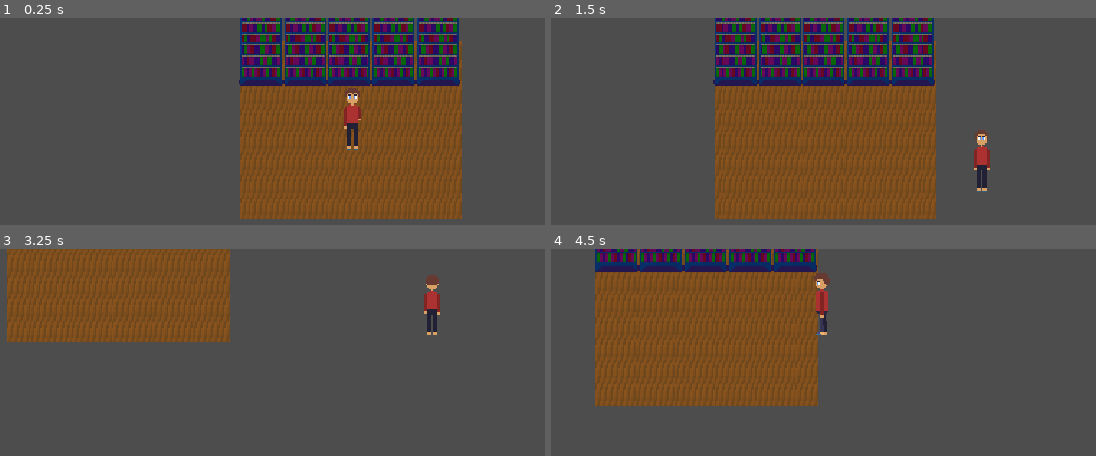
Above: before the commit, frames 1-4 (two rows, left to right).
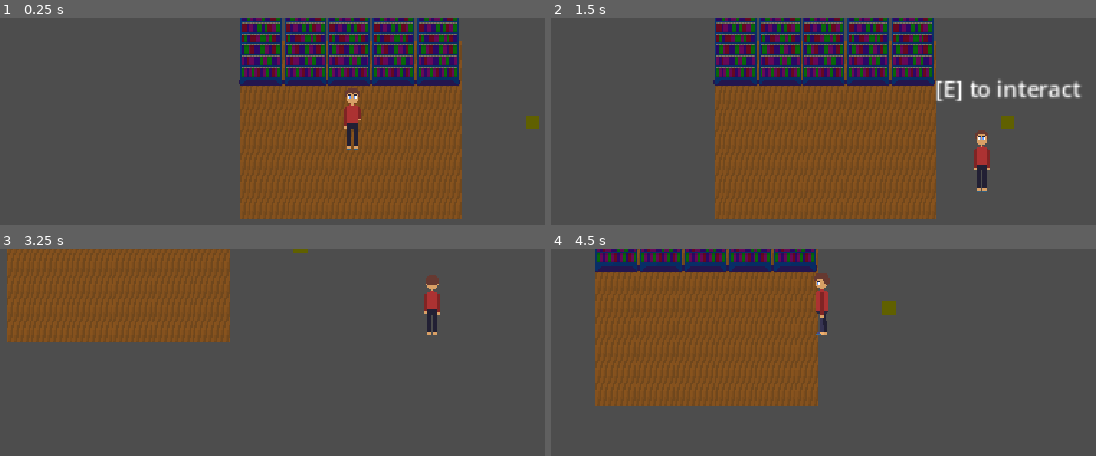
Above: after the commit, the same moments.

Repository: X-A-O-C/simmarket
Game: Godot game, scene res://scene/game.tscn
The game is run twice, just before and just after one commit, with the same random seed, the same clock (stepped at 60 frames per second) and the same inputs.
Inputs:
- Up to frame 1 (0.25 s): no input
- Up to frame 2 (1.5 s): tap Enter at 0.5 s; hold D (right) 0.53-1.28 s; hold E (interact, bound only after the commit) 0.53-1.28 s; hold S (down) from 1.28 s (still down); tap E (interact, bound only after the commit) at 1.35 s
- Up to frame 3 (3.25 s): release S (down) at 2.03 s; hold D (right) 2.03-2.78 s; hold E (interact, bound only after the commit) 2.03-2.78 s; hold W (up) from 2.78 s (still down); tap E (interact, bound only after the commit) at 2.85 s
- Up to frame 4 (4.5 s): release W (up) at 3.53 s; hold E (interact, bound only after the commit) 3.53-4.28 s; hold A (left) from 3.53 s (still down); tap E (interact, bound only after the commit) at 4.35 s

The runs differ from the first frame. In frame 1, 0.2% of the frame differs, in the area x 45-99%, y 13-54%; in frame 2, 1.5%, in the area x 70-98%, y 29-54%; in frame 3, less than 0.1%; in frame 4, 0.2%.

Commit message:
add basic interaction with a collision shape 2d circle

Diff:
--- /dev/null
+++ b/supermarket/code/interaction/interaction_area.gd
@@ -0,0 +1,13 @@
+extends Area2D
+class_name InteractionArea
+
+@export var action_name: String = "interact"
+
+var interact: Callable = func():
+  pass
+
+func _on_body_entered(_body: Node2D):
+  InteractionManager.register_area(self)
+
+func _on_body_exited(_body: Node2D) -> void:
+  InteractionManager.unregister_area(self)
--- /dev/null
+++ b/supermarket/code/interaction/interaction_manager.gd
@@ -0,0 +1,41 @@
+extends Node2D
+
+@onready var player = get_tree().get_first_node_in_group("player")
+@onready var label = $Label
+
+const base_text = "[E] to "
+
+var active_areas = []
+var can_interact = true
+
+func register_area(area: InteractionArea):
+  active_areas.push_back(area)
+
+func unregister_area(area: InteractionArea):
+  var index = active_areas.find(area)
+  if index != -1:
+    active_areas.remove_at(index)
+
+func _process(_delta):
+  if active_areas.size() > 0 && can_interact:
+    active_areas.sort_custom(_sort_by_distance_to_player)
+    label.text = base_text + active_areas[0].action_name
+    label.global_position = active_areas[0].global_position
+    label.global_position.y -= 36
+    label.global_position.x -= label.size.x / 2
+    label.show()
+  else:
+    label.hide()
+
+func _sort_by_distance_to_player(area1, area2):
+  var area1_to_player = player.global_position.distance_to(area1.global_position)
+  var area2_to_player = player.global_position.distance_to(area2.global_position)
+  return area1_to_player < area2_to_player
+
+func _input(event):
+  if event.is_action_pressed("interact") && can_interact:
+    if active_areas.size() > 0:
+      can_interact = false
+      label.hide()
+      await active_areas[0].interact.call()
+      can_interact = true
--- /dev/null
+++ b/supermarket/code/interaction/objects/chest.gd
@@ -0,0 +1,9 @@
+extends Node2D
+
+@onready var interaction_area: InteractionArea = $InteractionArea
+
+func _ready():
+  interaction_area.interact = Callable(self, "_on_interact")
+
+func _on_interact():
+  print("chest interact!")
--- a/supermarket/code/player.gd
+++ b/supermarket/code/player.gd
@@ -8,12 +8,12 @@
   input_direction = Input.get_vector("left", "right", "up", "down")
   velocity = input_direction * speed
 
-func _physics_process(delta: float) -> void:
+func _physics_process(_delta: float) -> void:
   get_input()
-  _update_animation()
+  update_animation()
   move_and_slide()
-# Called when the node enters the scene tree for the first time.
-func _update_animation() -> void:
+
+func update_animation() -> void:
   if input_direction == Vector2.ZERO:
     sprite.stop()
     return
@@ -40,5 +40,5 @@
 
 
 # Called every frame. 'delta' is the elapsed time since the previous frame.
-func _process(delta: float) -> void:
+func _process(_delta: float) -> void:
   pass
--- a/supermarket/project.godot
+++ b/supermarket/project.godot
@@ -18,6 +18,10 @@
 [audio]
 
 buses/default_bus_layout="uid://bmlmmfby06hks"
+
+[autoload]
+
+InteractionManager="*uid://vf5jow7crtqk"
 
 [display]
 
@@ -54,7 +58,7 @@
 , Object(InputEventJoypadMotion,"resource_local_to_scene":false,"resource_name":"","device":-1,"axis":1,"axis_value":1.0,"script":null)
 ]
 }
-activate={
+interact={
 "deadzone": 0.2,
 "events": [Object(InputEventKey,"resource_local_to_scene":false,"resource_name":"","device":-1,"window_id":0,"alt_press …(192 unchanged characters)…
 ]
@@ -89,6 +93,12 @@
 ]
 }
 
+[layer_names]
+
+2d_physics/layer_1="world"
+2d_physics/layer_2="player"
+2d_physics/layer_3="item"
+
 [physics]
 
 3d/physics_engine="Jolt Physics"
--- a/supermarket/scene/game.tscn
+++ b/supermarket/scene/game.tscn
@@ -3,6 +3,7 @@
 [ext_resource type="Texture2D" uid="uid://4f488t0and6w" path="res://image/tileset.png" id="1_xwcet"]
 [ext_resource type="PackedScene" uid="uid://bk2l0q1p0phyp" path="res://scene/player.tscn" id="3_33cqm"]
 [ext_resource type="Texture2D" uid="uid://dng0er60a0uo" path="res://image/Longcloset.png" id="3_p1ry8"]
+[ext_resource type="PackedScene" uid="uid://b8c2egk7h2o1n" path="res://scene/interaction/objects/chest.tscn" id="4_xwcet"]
 
 [sub_resource type="TileSetAtlasSource" id="TileSetAtlasSource_qpk70"]
 texture = ExtResource("1_xwcet")
@@ -17,41 +18,41 @@
 @export var speed: float = 150.0
 @onready var sprite: AnimatedSprite2D = $Sprite
 
-func _physics_process(delta: float) -> void:
-	var input_direction: Vector2 = Vector2.ZERO
-	if Input.is_key_pressed(KEY_A):
-		input_direction.x -= 1
-	if Input.is_key_pressed(KEY_D):
-		input_direction.x += 1
-	if Input.is_key_pressed(KEY_W):
-		input_direction.y -= 1
-	if Input.is_key_pressed(KEY_S):
-		input_direction.y += 1
+func _physics_process(_delta: float) -> void:
+  var input_direction: Vector2 = Vector2.ZERO
+  if Input.is_key_pressed(KEY_A):
+    input_direction.x -= 1
+  if Input.is_key_pressed(KEY_D):
+    input_direction.x += 1
+  if Input.is_key_pressed(KEY_W):
+    input_direction.y -= 1
+  if Input.is_key_pressed(KEY_S):
+    input_direction.y += 1
 
-	velocity = input_direction.normalized() * speed
-	_update_animation(input_direction)
-	move_and_slide()
+  velocity = input_direction.normalized() * speed
+  _update_animation(input_direction)
+  move_and_slide()
 # Called when the node enters the scene tree for the first time.
 func _update_animation(direction: Vector2) -> void:
-	if direction == Vector2.ZERO:
-		sprite.stop()
-		return
-	if Input.is_key_pressed(KEY_W):
-		sprite.play('walk_up')
-	if Input.is_key_pressed(KEY_S):
-		sprite.play('walk_down')
-	if Input.is_key_pressed(KEY_A):
-		sprite.play('walk_left')
-	if Input.is_key_pressed(KEY_D):
-		sprite.play('walk_right')
+  if direction == Vector2.ZERO:
+    sprite.stop()
+    return
+  if Input.is_key_pressed(KEY_W):
+    sprite.play('walk_up')
+  if Input.is_key_pressed(KEY_S):
+    sprite.play('walk_down')
+  if Input.is_key_pressed(KEY_A):
+    sprite.play('walk_left')
+  if Input.is_key_pressed(KEY_D):
+    sprite.play('walk_right')
 
 func _ready() -> void:
-	pass # Replace with function body.
+  pass # Replace with function body.
 
 
 # Called every frame. 'delta' is the elapsed time since the previous frame.
-func _process(delta: float) -> void:
-	pass
+func _process(_delta: float) -> void:
+  pass
 "
 
 [sub_resource type="TileSetAtlasSource" id="TileSetAtlasSource_ll5lq"]
@@ -94,7 +95,6 @@
 sources/1 = SubResource("TileSetAtlasSource_ll5lq")
 
 [node name="Game" type="Node2D" unique_id=1227949281]
-position = Vector2(568, 394)
 
 [node name="Floor" type="TileMapLayer" parent="." unique_id=586809046]
 texture_filter = 1
@@ -110,3 +110,8 @@
 position = Vector2(-145, 80)
 tile_map_data = PackedByteArray("AAAEAPD/AQAAAAAAAAAEAPH/AQAAAAEAAAAEAPL/AQAAAAIAAAAEAPP/AQAAAAMAAAAFAPD/AQABAAAAAAAFAP …(560 unchanged characters)…
 tile_set = SubResource("TileSet_aai3x")
+
+[node name="--- interactable objects ---" type="Node2D" parent="." unique_id=123861773]
+
+[node name="Chest" parent="--- interactable objects ---" unique_id=526981174 instance=ExtResource("4_xwcet")]
+position = Vector2(126, -91)
--- /dev/null
+++ b/supermarket/scene/interaction/interaction_area/interaction_area.tscn
@@ -0,0 +1,11 @@
+[gd_scene format=3 uid="uid://crai15mjvnsga"]
+
+[ext_resource type="Script" uid="uid://biw3jshsrvqak" path="res://code/interaction/interaction_area.gd" id="1_prtl0"]
+
+[node name="InteractionArea" type="Area2D" unique_id=297106394]
+collision_layer = 0
+collision_mask = 2
+script = ExtResource("1_prtl0")
+
+[connection signal="body_entered" from="." to="." method="_on_body_entered"]
+[connection signal="body_exited" from="." to="." method="_on_body_exited"]
--- /dev/null
+++ b/supermarket/scene/interaction/interaction_manager.tscn
@@ -0,0 +1,19 @@
+[gd_scene format=3 uid="uid://vf5jow7crtqk"]
+
+[ext_resource type="Script" uid="uid://dwsk7krtk011u" path="res://code/interaction/interaction_manager.gd" id="1_bisbg"]
+
+[node name="InteractionManager" type="Node2D" unique_id=1369793529]
+script = ExtResource("1_bisbg")
+
+[node name="Label" type="Label" parent="." unique_id=1757428581]
+z_index = 20
+anchors_preset = 5
+anchor_left = 0.5
+anchor_right = 0.5
+offset_left = -50.0
+offset_right = 50.0
+offset_bottom = 23.0
+grow_horizontal = 2
+text = "[E] INTERACT"
+horizontal_alignment = 1
+vertical_alignment = 1
--- /dev/null
+++ b/supermarket/scene/interaction/objects/chest.tscn
@@ -0,0 +1,25 @@
+[gd_scene format=3 uid="uid://b8c2egk7h2o1n"]
+
+[ext_resource type="PackedScene" uid="uid://crai15mjvnsga" path="res://scene/interaction/interaction_area/interaction_area.tscn" id="1_fnl5d"]
+
+[sub_resource type="RectangleShape2D" id="RectangleShape2D_u0ype"]
+size = Vector2(10, 10)
+
+[sub_resource type="CircleShape2D" id="CircleShape2D_u0ype"]
+radius = 25.019993
+
+[node name="Chest" type="Area2D" unique_id=526981174]
+
+[node name="ColorRect" type="ColorRect" parent="." unique_id=1006266556]
+offset_right = 10.0
+offset_bottom = 10.0
+color = Color(0.3778023, 0.37565845, 0, 1)
+
+[node name="CollisionShape2D" type="CollisionShape2D" parent="." unique_id=1341964797]
+position = Vector2(5, 5)
+shape = SubResource("RectangleShape2D_u0ype")
+
+[node name="InteractionArea" parent="CollisionShape2D" unique_id=297106394 instance=ExtResource("1_fnl5d")]
+
+[node name="CollisionShape2D" type="CollisionShape2D" parent="CollisionShape2D/InteractionArea" unique_id=1216329815]
+shape = SubResource("CircleShape2D_u0ype")
--- a/supermarket/scene/player.tscn
+++ b/supermarket/scene/player.tscn
@@ -217,7 +217,8 @@
 "speed": 5.0
 }]
 
-[node name="Player" type="CharacterBody2D" unique_id=1839408827]
+[node name="Player" type="CharacterBody2D" unique_id=1839408827 groups=["player"]]
+collision_layer = 2
 script = ExtResource("1_hjaqi")
 
 [node name="CollisionShape2D" type="CollisionShape2D" parent="." unique_id=290241316]
Not shown, added: supermarket/code/interaction/interaction_area.gd.uid
Not shown, added: supermarket/code/interaction/interaction_manager.gd.uid
Not shown, added: supermarket/code/interaction/objects/chest.gd.uid
